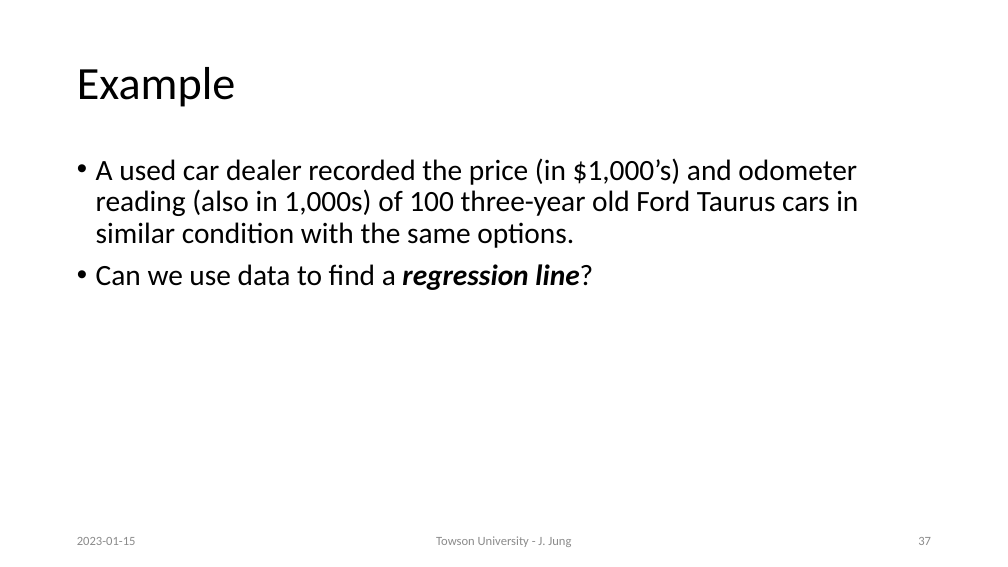
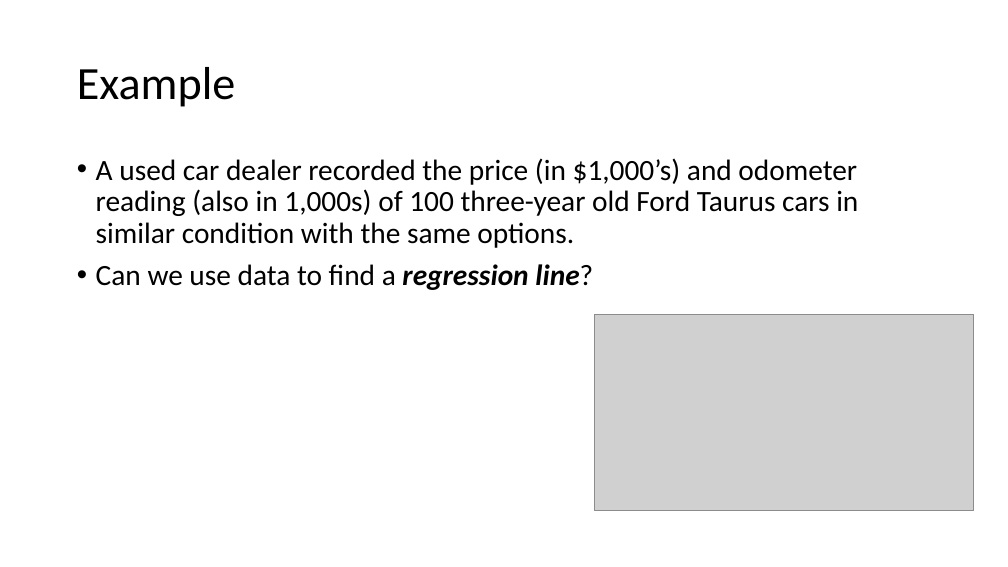
Before and after one commit to motazsaad/Math-Statistics-DataScience, a slide deck: slide 31 of slides/Linear Regerssion.pptx (slide 37 before the commit). Drawn at 1008x567 pixels with LibreOffice and Linux fonts; fonts in the diff are those of the drawing; grey boxes stand for pictures. Boxes give left, top, right and bottom in pixels: in the first picture for what was removed or moved away, otherwise in the second. Text is boxed around its words. In the diff, an @@ line names an element or a change of style, - is before the commit and + after.

```diff
--- a/slides/Linear Regerssion.pptx
+++ b/slides/Linear Regerssion.pptx
@@ picture added at <box>594,314,974,510</box> @@
@@ text removed at <box>77,537,136,545</box> @@
-2023-01-15
@@ text removed at <box>436,536,571,547</box> @@
-Towson University - J. Jung
@@ page number removed at <box>918,537,931,545</box> @@
-37
```
Also in this commit, not shown: 10 other slides changed, 2 slides added, 13 slides removed.
